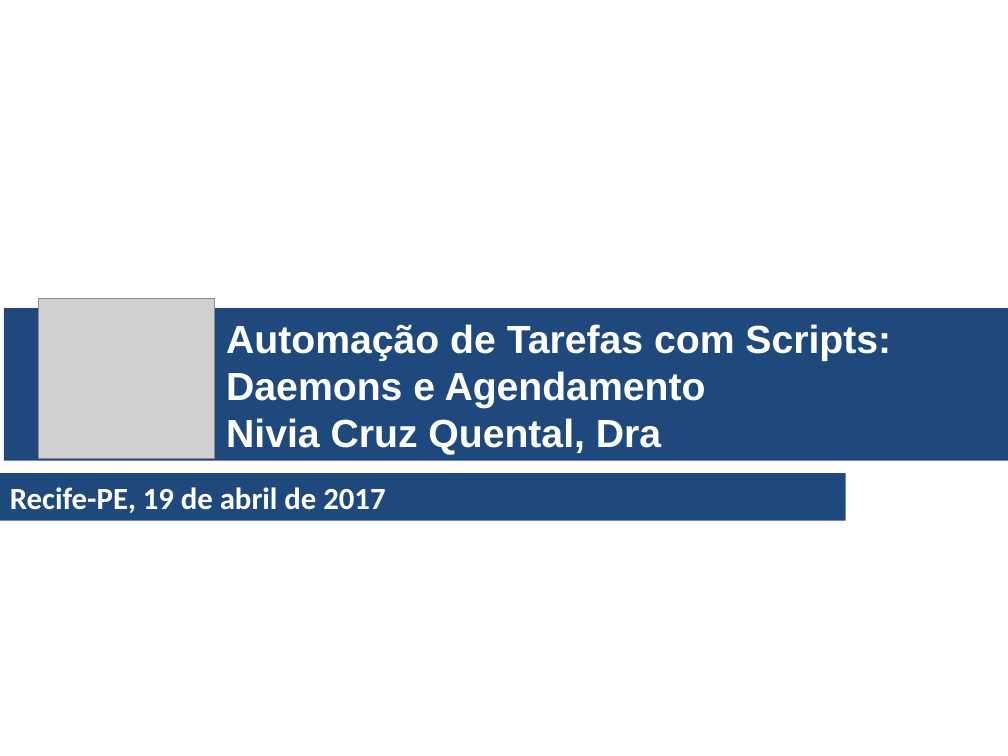
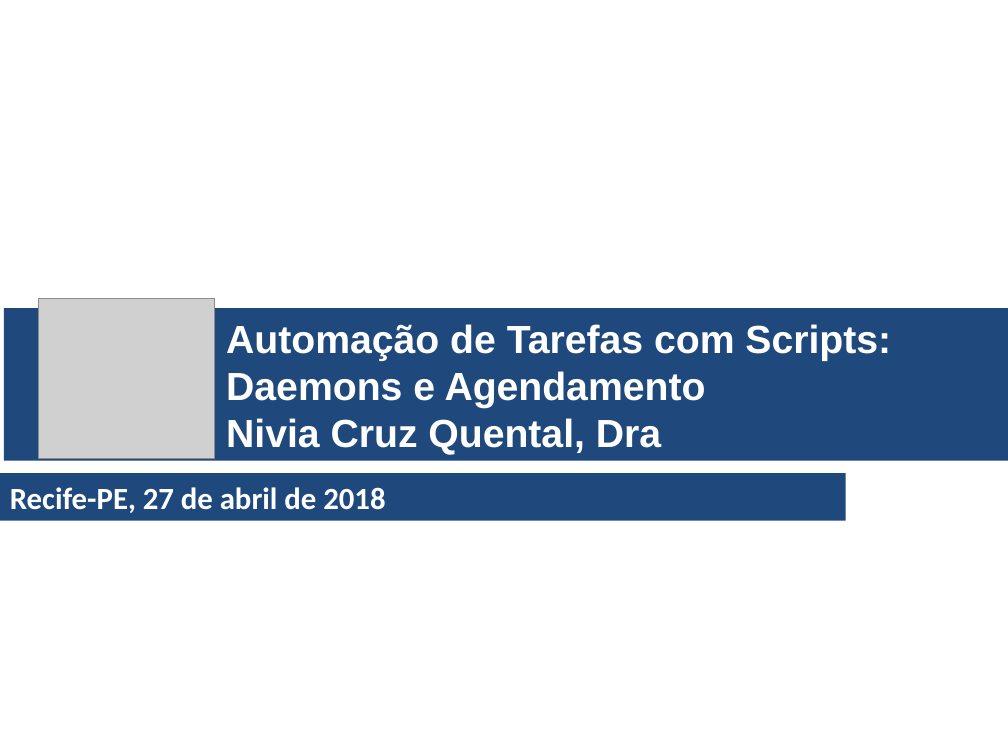
Before and after one commit to niviaquental/niviaquental.github.io, a slide deck: slide 1 of AutomacaoComScripts/Aula06-DaemonsAgendamento/06-DaemonsAgendamento.pptx. Drawn at 1008x756 pixels with LibreOffice and Linux fonts; fonts in the diff are those of the drawing; grey boxes stand for pictures; background and template pictures are left out. Boxes give left, top, right and bottom in pixels: in the first picture for what was removed or moved away, otherwise in the second. Text is boxed around its words. In the diff, an @@ line names an element or a change of style, - is before the commit and + after.

```diff
--- a/AutomacaoComScripts/Aula06-DaemonsAgendamento/06-DaemonsAgendamento.pptx
+++ b/AutomacaoComScripts/Aula06-DaemonsAgendamento/06-DaemonsAgendamento.pptx
@@ text in rectangle at bbox=[10, 487, 385, 513]: text changed @@
-Recife-PE, 19 de abril de 2017
+Recife-PE, 27 de abril de 2018
```
Also in this commit, not shown: 3 other slides changed, 1 other file.
